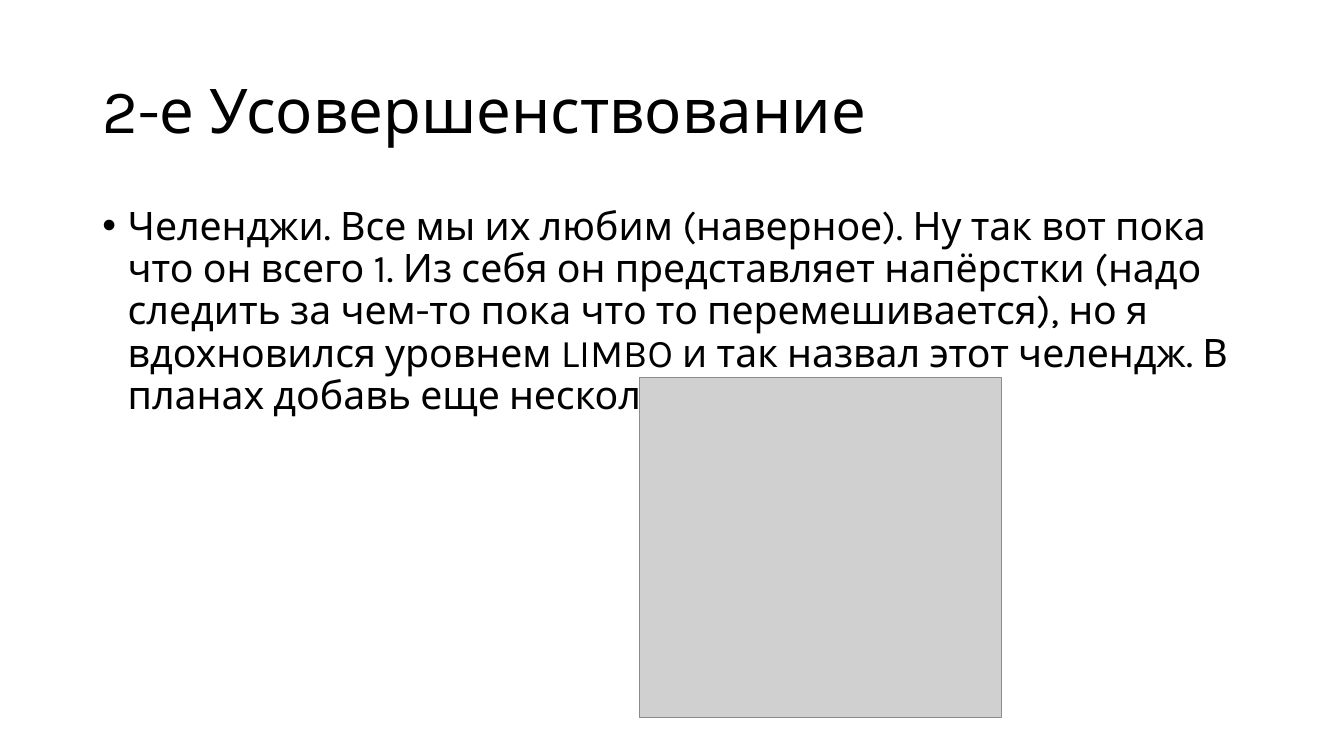
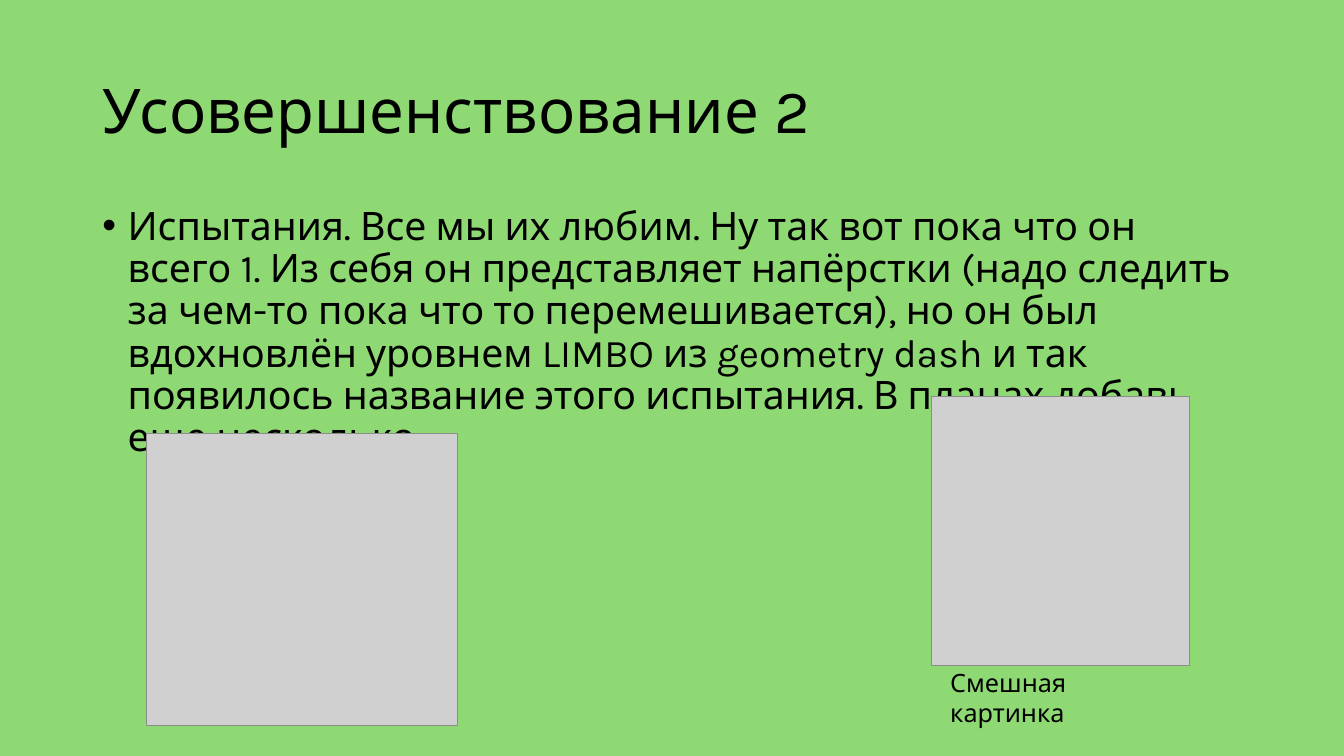
Before and after one commit to ender-gamerplay/project_1, a slide deck: slide 4 of project_1/Презентация для проекта.pptx. Drawn at 1344x756 pixels with LibreOffice and Linux fonts; fonts in the diff are those of the drawing; grey boxes stand for pictures. Boxes give left, top, right and bottom in pixels: in the first picture for what was removed or moved away, otherwise in the second. Text is boxed around its words. In the diff, an @@ line names an element or a change of style, - is before the commit and + after.

```diff
--- a/project_1/Презентация для проекта.pptx
+++ b/project_1/Презентация для проекта.pptx
@@ background #FFFFFF to #8ED973 @@
@@ title at box(102, 89, 810, 148): text changed @@
-2-е Усовершенствование
+Усовершенствование 2
@@ text at box(128, 210, 1230, 462): text changed @@
-• Челенджи. Все мы их любим (наверное). Ну так вот пока что он всего 1. Из себя он представляет напёрстки (надо следить за чем-то пока что то перемешивается), но я вдохновился уровнем LIMBO и так назвал этот челендж. В планах добавь еще несколько (возможно)
+• Испытания. Все мы их любим. Ну так вот пока что он всего 1. Из себя он представляет напёрстки (надо следить за чем-то пока что то перемешивается), но он был вдохновлён уровнем LIMBO из geometry dash и так появилось название этого испытания. В планах добавь еще несколько.
@@ picture added at box(932, 396, 1190, 665) @@
@@ picture: place and size @@
-picture at box(639, 378, 1001, 718)
+picture at box(146, 434, 458, 726)
@@ text added at box(950, 673, 1066, 728), 18 pt, text #000000 @@
+Смешная картинка
```
Also in this commit, not shown: 5 other slides changed, 1 slide added, 2 other files.
